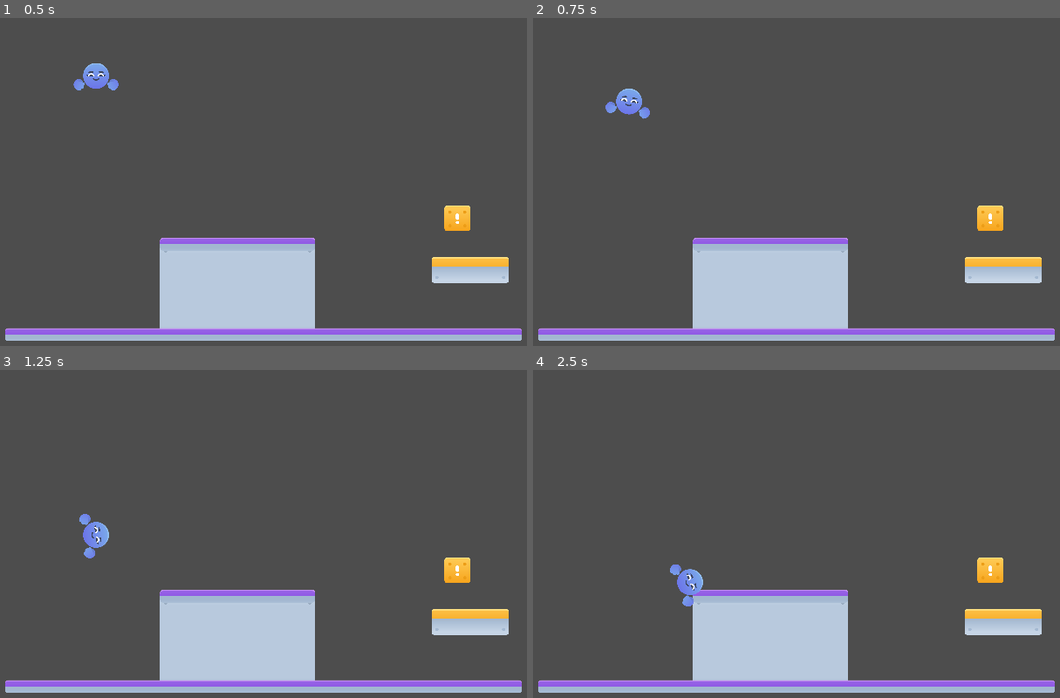
Above: before the commit, frames 1-4 (two rows, left to right).
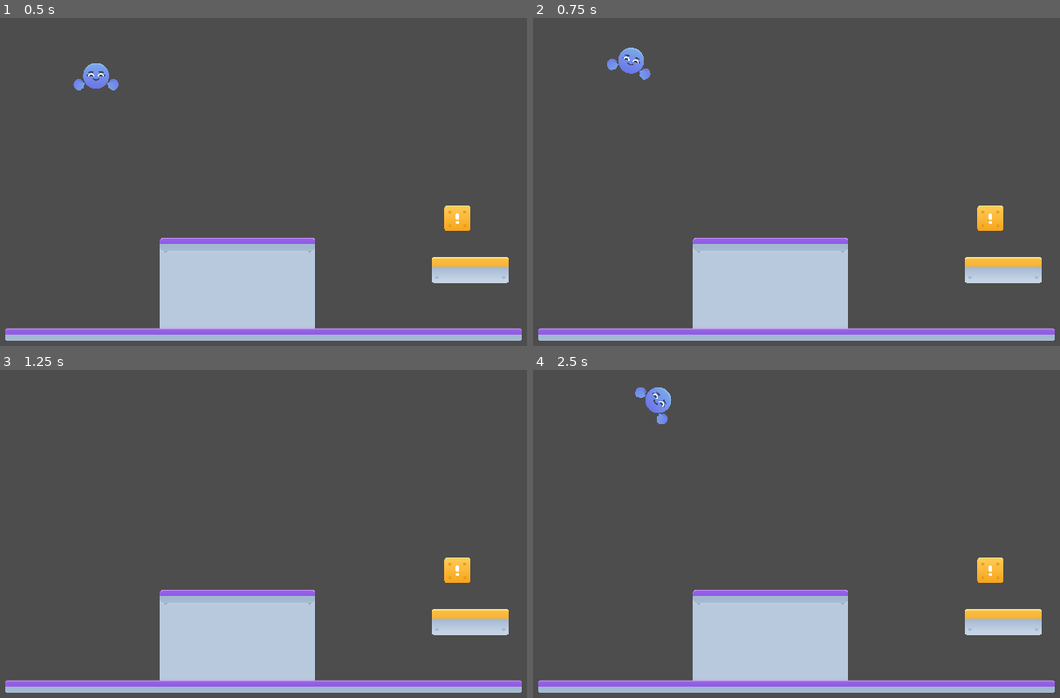
Above: after the commit, the same moments.

Repository: RyanDeBarros/Riseward
Game: Godot game, scene res://sandbox.tscn
Same seed, same stepped clock (60 frames per second), same inputs: the game is played once before the commit and once after it.
Inputs:
- Up to frame 1 (0.5 s): no input
- Up to frame 2 (0.75 s): hold D (move_right) from 0.53 s (still down); tap Space (jump) at 0.6 s
- Up to frame 3 (1.25 s): keep holding D (move_right); tap Space (jump) at 0.77, 1.07 s
- Up to frame 4 (2.5 s): tap Space (jump) at 1.35, 1.52, 1.82, 2.1 s; release D (move_right) at 2.03 s; hold A (move_left) from 2.03 s (still down)

Frame 1 is identical in both runs. In frame 2, 0.8% of the frame differs, in the area x 13-23%, y 9-31%; in frame 3, 0.4%; in frame 4, 0.8%.

Commit message:
double jump

Diff:
--- a/player.gd
+++ b/player.gd
@@ -4,8 +4,8 @@
 
 @export var collision_radius := 80.0
 
-@export var jump_initial_speed := 1200.0
-@export var jump_deceleration := 1200.0
+@export var jump_initial_speed := 1300.0
+@export var jump_deceleration := 1300.0
 @export var fall_acceleration := 1000.0
 
 @export_group("Angular Motion", "angular_")
@@ -13,23 +13,29 @@
 @export var angular_deceleration := 20.0
 @export var angular_slowdown := 10.0
 @export var angular_max_velocity := 15.0
+@export var angular_inair_factor := 1.8
 
 var angular_velocity := 0.0
+var can_double_jump := true
 
 func _process(delta: float) -> void:
-	if Input.is_action_pressed("ui_cancel"):
+	if Input.is_action_just_pressed("ui_cancel"):
 		get_tree().quit()
+	if Input.is_action_just_pressed("ui_text_backspace"):
+		get_tree().reload_current_scene()
 
 
 func _physics_process(delta: float) -> void:
 	var move_axis := Input.get_axis("move_left", "move_right")
-	var change := calculate_change_in_angular_velocity(move_axis, delta)
+	var change := calculate_change_in_angular_velocity(move_axis, delta)\
+			* (angular_inair_factor if not is_on_floor() else 1.0)
 	angular_velocity = clampf(angular_velocity + change,\
 			-angular_max_velocity, angular_max_velocity)
 	rotation += angular_velocity * delta
 	if is_on_floor():
 		velocity.x = angular_velocity * collision_radius
-	if Input.is_action_just_pressed("jump") and is_on_floor():
+		can_double_jump = true
+	if Input.is_action_just_pressed("jump") and (is_on_floor() or can_double_jump):
 		jump()
 	if velocity.y < 0.0:
 		velocity.y += jump_deceleration * delta
@@ -39,7 +45,10 @@
 
 
 func jump() -> void:
+	if not is_on_floor():
+		can_double_jump = false
 	velocity.y = -jump_initial_speed
+	velocity.x = angular_velocity * collision_radius
 
 
 func calculate_change_in_angular_velocity(move_axis: float, delta: float) -> float:
